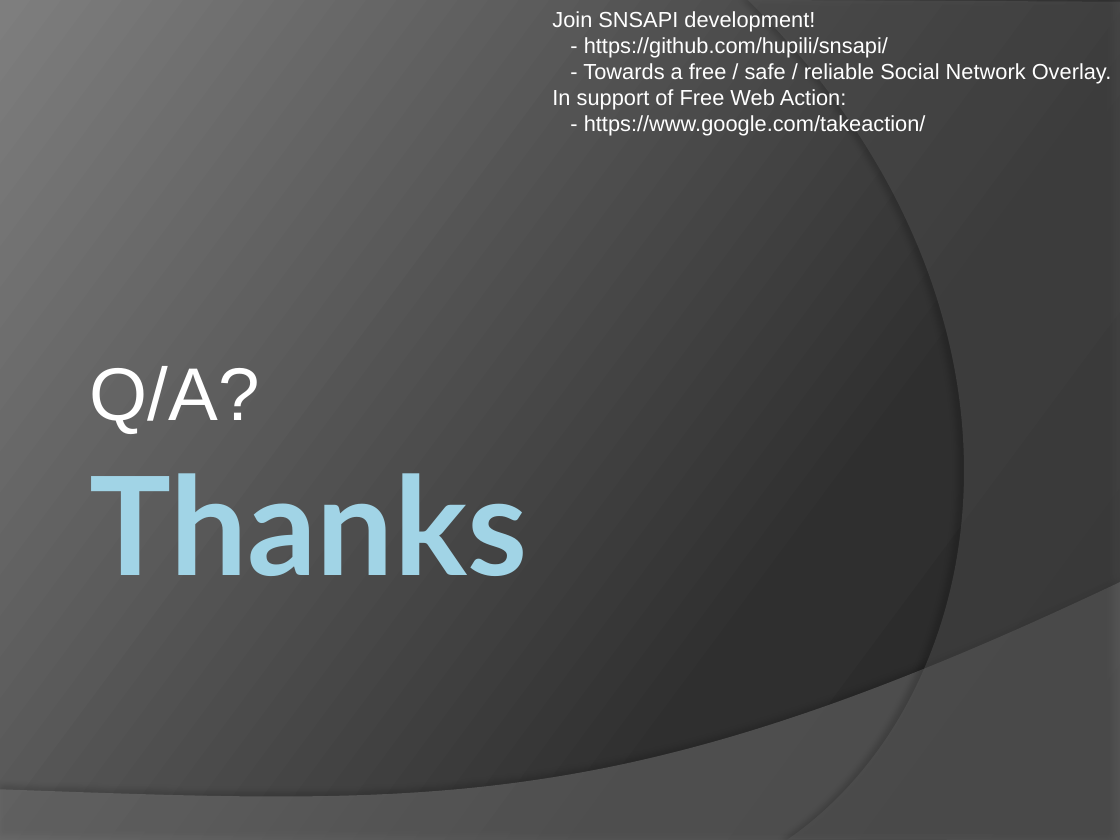
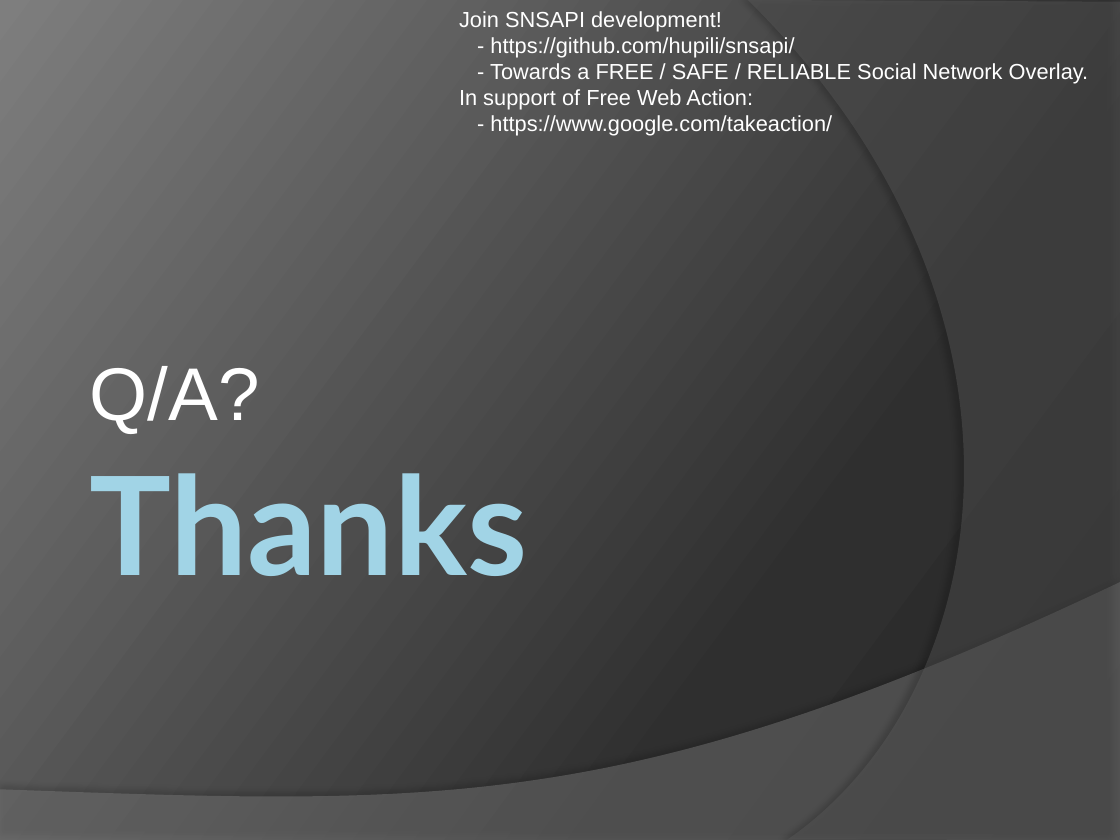
Before and after one commit to hupili/sns-router, a slide deck: slide 20 of report/presentation.pptx. Drawn at 1120x840 pixels with LibreOffice and Linux fonts; fonts in the diff are those of the drawing. Boxes give left, top, right and bottom in pixels: in the first picture for what was removed or moved away, otherwise in the second. Text is boxed around its words. In the diff, an @@ line names an element or a change of style, - is before the commit and + after.

```diff
--- a/report/presentation.pptx
+++ b/report/presentation.pptx
@@ text "Join SNSAPI development!": place and size @@
-text "Join SNSAPI development!" at bbox=[552, 11, 1112, 136]
+text "Join SNSAPI development!" at bbox=[459, 11, 1089, 136]
@@ text at bbox=[490, 63, 1089, 84]: text changed @@
-- Towards a free / safe / reliable Social Network Overlay.
+- Towards a FREE / SAFE / RELIABLE Social Network Overlay.
```
Also in this commit, not shown: 1 other slide changed, 1 other file.
